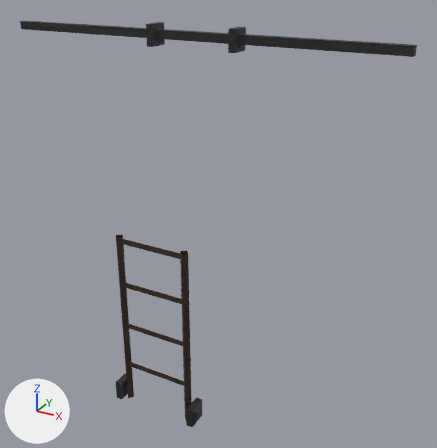
What one commit did to the Blender file Docs/Blends/AssetsBibliotecaClaudio.blend.
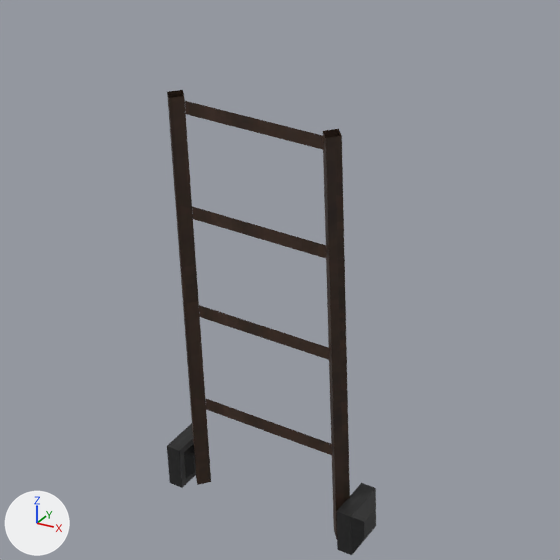
Each version is shown from a camera (50 mm lens) standing at (2.41, -3.21, 3.49) and looking at (0.37, 0.5, 1.63), then close up on the part from 11% to 64% of the width and 44% to 96% of the height. The lights are fixed; the arrows at lower left show +X, +Y and +Z.

The first close-up shows 'Escada', 'RodasEscada'.
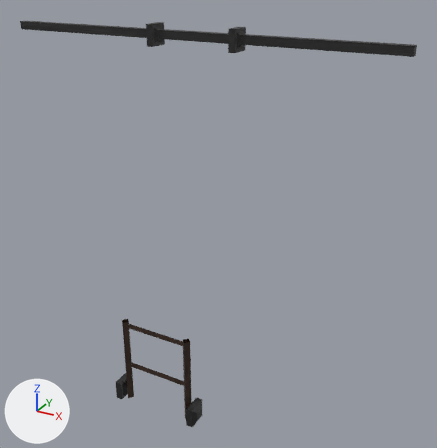
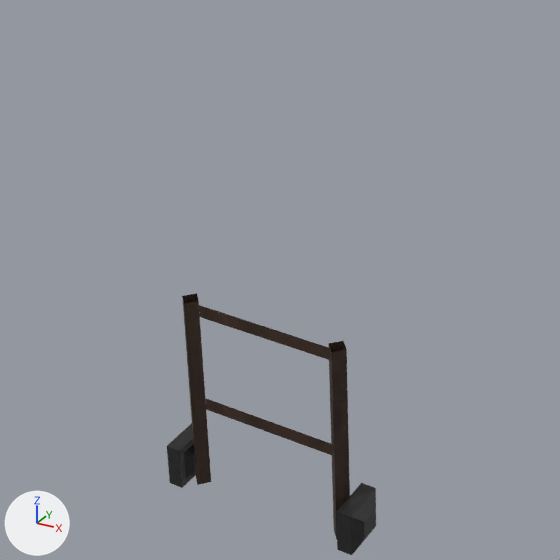
The edits, one by one:
Object 'Escada' (ob_escada) has a ARRAY modifier named 'Array'.
Modifier setting: count = 1.

Boxes (x1, y1, x2, y2) around the edits, measured in the close-ups (560 x 560 px):
'Escada', modifiers changed (8% narrower, 45% shorter)
    before: (167, 90, 350, 539)
    after: (182, 293, 350, 539)
